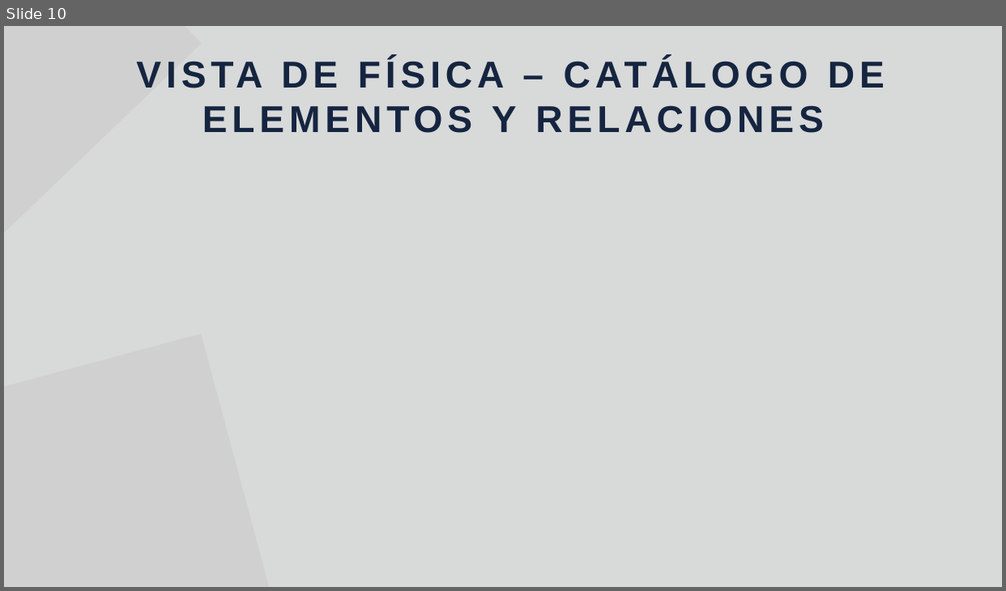
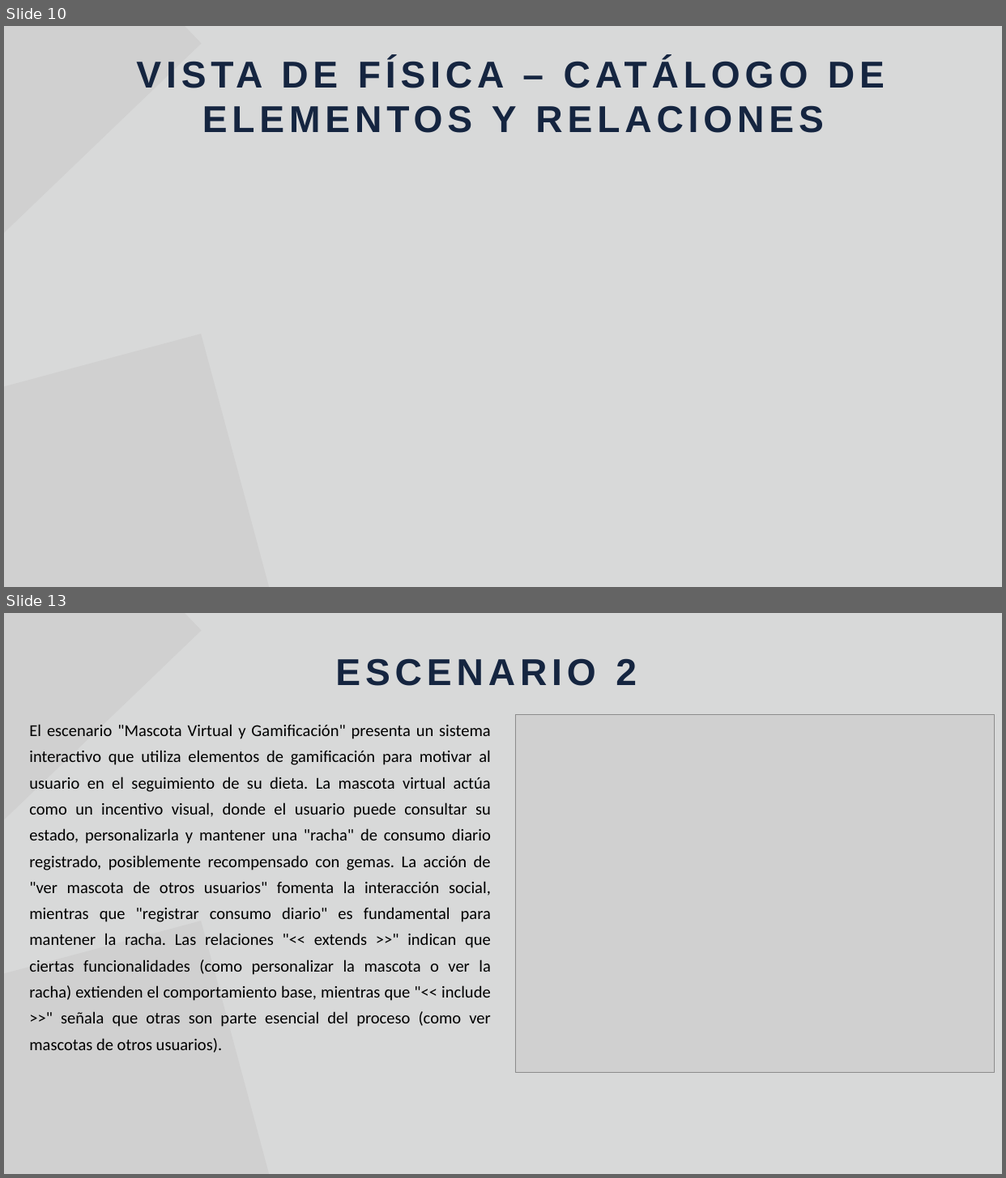
Before and after one commit to Jucer74/SoftwareArchitecture, a slide deck: Project/Views/NutrIA.views.pptx. Shown one above the other, each under a label of ours: slide 10 before the commit, slides 10 and 13 after it; the slides between them are not shown. The pictures are 1006x591 and 1006x1178 pixels, drawn with LibreOffice and Linux fonts; fonts in the diff are those of the drawing; grey boxes stand for pictures. Boxes give left, top, right and bottom in pixels: in the first picture for what was removed or moved away, otherwise in the second. Text is boxed around its words. In the diff, an @@ line names an element or a change of style, - is before the commit and + after.

```diff
--- a/Project/Views/NutrIA.views.pptx
+++ b/Project/Views/NutrIA.views.pptx
@@ slide 13 added at [4, 613, 1002, 1174], background #D8D9D9 @@
@@ picture added at [4, 613, 202, 879] @@
@@ text added at [335, 658, 637, 686], 54 pt, text #152540, bold @@
+ESCENARIO 2
@@ text added at [29, 724, 491, 1053], 24 pt, text #000000 @@
+El escenario "Mascota Virtual y Gamificación" presenta un sistema interactivo que utiliza elementos de gamificación para motivar al usuario en el seguimiento de su dieta. La mascota virtual actúa como un incentivo visual, donde el usuario puede consultar su estado, personalizarla y mantener una "racha" de consumo diario registrado, posiblemente recompensado con gemas. La acción de "ver mascota de otros usuarios" fomenta la interacción social, mientras que "registrar consumo diario" es fundamental para mantener la racha. Las relaciones "<< extends >>" indican que ciertas funcionalidades (como personalizar la mascota o ver la racha) extienden el comportamiento base, mientras que "<< include >>" señala que otras son parte esencial del proceso (como ver mascotas de otros usuarios).
@@ picture added at [515, 715, 995, 1072] @@
@@ picture added at [4, 921, 305, 1174] @@
```
Also in this commit, not shown: 2 slides changed, 3 other slides added, 2 slides removed.
